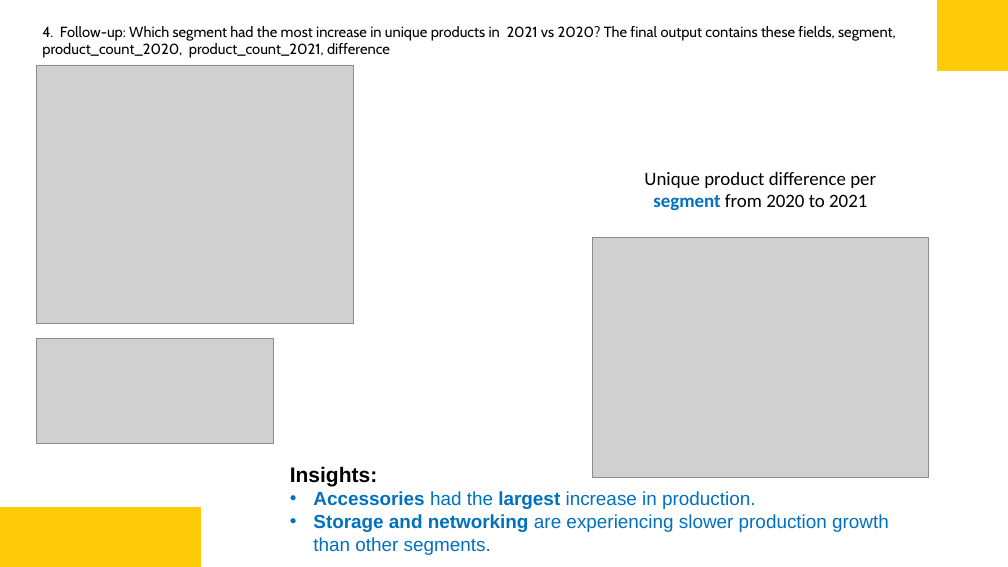
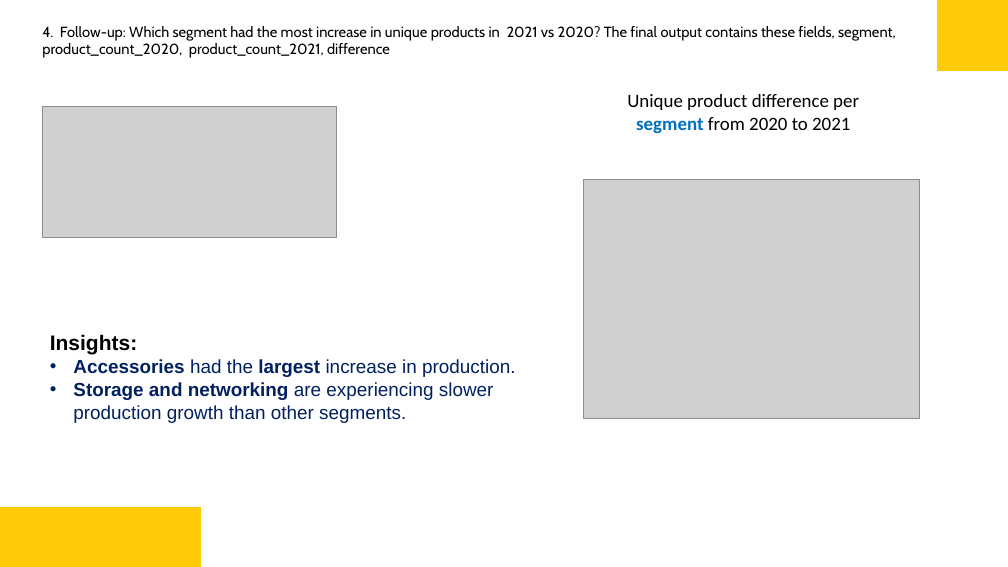
Before and after one commit to saksham77ang/Atliq-consumer-goods, a slide deck: slide 9 of Consumer Goods SQl Powerbi Project.pptx. Drawn at 1008x567 pixels with LibreOffice and Linux fonts; fonts in the diff are those of the drawing; grey boxes stand for pictures. Boxes give left, top, right and bottom in pixels: in the first picture for what was removed or moved away, otherwise in the second. Text is boxed around its words. In the diff, an @@ line names an element or a change of style, - is before the commit and + after.

```diff
--- a/Consumer Goods SQl Powerbi Project.pptx
+++ b/Consumer Goods SQl Powerbi Project.pptx
@@ picture removed at (x1=36, y1=65, x2=354, y2=324) @@
@@ picture resized from (x1=36, y1=338, x2=274, y2=444) to (x1=42, y1=107, x2=337, y2=237) @@
@@ text "Unique product difference per segment ..." moved from (x1=644, y1=172, x2=876, y2=211) to (x1=627, y1=94, x2=859, y2=134) @@
@@ picture moved from (x1=592, y1=237, x2=929, y2=477) to (x1=584, y1=179, x2=920, y2=419) @@
@@ text "Insights:" moved from (x1=290, y1=466, x2=889, y2=555) to (x1=50, y1=334, x2=515, y2=423) @@
@@ text at (x1=73, y1=359, x2=515, y2=423): text colour #0070C0 to #002060 @@
```
Also in this commit, not shown: 9 other slides changed.
